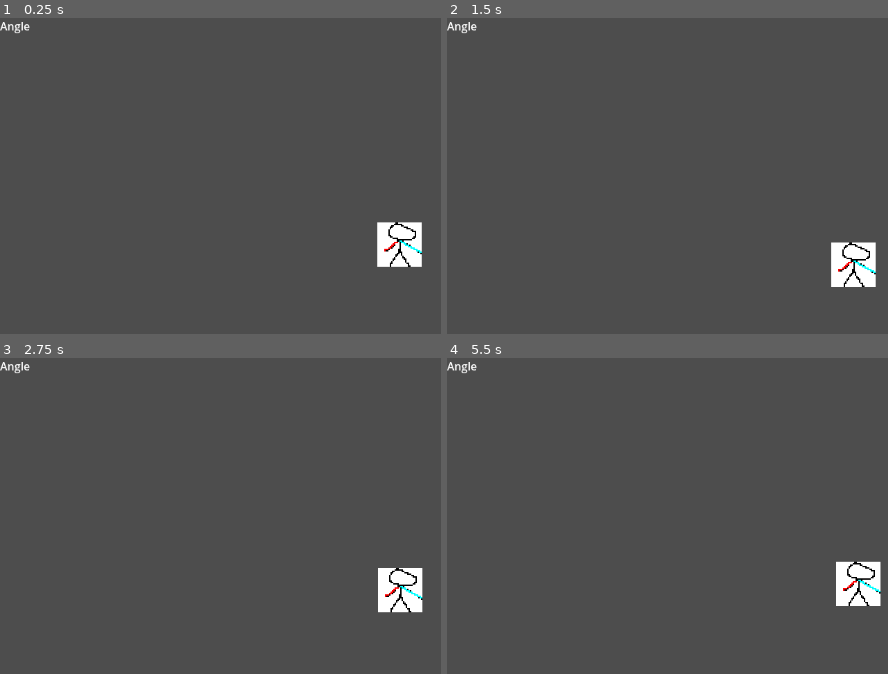
Above: before the commit, frames 1-4 (two rows, left to right).
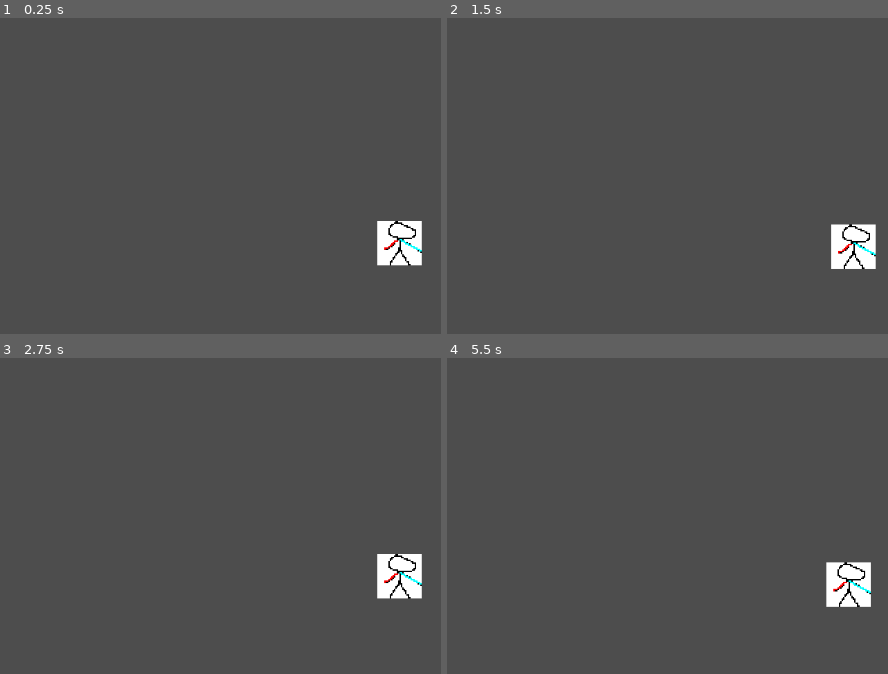
Above: after the commit, the same moments.

Repository: f-word-theta/untitled-portal-game
Game: Godot game, scene res://main.tscn
The game is run twice, just before and just after one commit, with the same random seed, the same clock (stepped at 60 frames per second) and the same inputs. The engine's default icon, where the game draws it, is replaced by a stand-in: a white triangle on a blue panel in a dark square.
Inputs (mouse positions are in pixels of both pictures, inside the frame that each line leads up to):
- Up to frame 1 (0.25 s): no input
- Up to frame 2 (1.5 s): move the mouse to (outside the picture) at 0.52 s; hold D (right) from 0.53 s (still down); tap Space (jump) at 0.77 s; move the mouse to (685, 264) at 1.27 s
- Up to frame 3 (2.75 s): tap Space (jump) at 1.52 s; move the mouse to (outside the picture) at 2.02 s; release D (right) at 2.03 s; hold A (left) from 2.03 s (still down)
- Up to frame 4 (5.5 s): move the mouse to (808, 670) at 2.77 s; release A (left) at 2.78 s; hold D (right) 2.78-4.28 s; tap Space (jump) at 3.02, 3.77, 4.52 s; move the mouse to (outside the picture) at 3.52 s; move the mouse to (605, 516) at 4.27 s; hold A (left) 4.28-5.03 s; move the mouse to (887, 582) at 5.02 s; hold D (right) from 5.03 s (still down)

The runs differ from the first frame. In frame 1, 0.5% of the frame differs, in the area x 0-96%, y 1-79%; in frame 2, 1.6%, in the area x 0-98%, y 1-86%; in frame 3, 1.4%; in frame 4, 1.3%.

Commit message:
rewrote some stuff

Diff:
--- a/components/portal_component.gd
+++ /dev/null
@@ -1 +0,0 @@
-extends Node
--- a/components/portal_component.tscn
+++ /dev/null
@@ -1,6 +0,0 @@
-[gd_scene load_steps=2 format=3 uid="uid://bo281tvl0xf3p"]
-
-[ext_resource type="Script" path="res://components/portal_component.gd" id="1_lts6p"]
-
-[node name="PortalComponent" type="Node"]
-script = ExtResource("1_lts6p")
--- /dev/null
+++ b/components/rift_component.gd
@@ -0,0 +1,151 @@
+class_name RiftComponent
+extends Node
+
+# EXPORTS
+@export var destination_rift: Rift
+
+@export var area: Area2D
+@export var special_sprite_group: CanvasGroup
+@export var mask: Sprite2D
+
+@export var enabled: bool = true
+
+# CONSTANTS
+const VELOCITY_RETAIN_FACTOR: float = 0.97
+const TELEPORTATION_DISTANCE_THRESHOLD: float = 0.0
+const MINIMUM_DESTINATION_DISTANCE: float = 4.0
+
+const ENVIRONMENT_COLLISION_MASK_VALUE: int = 1
+
+# VARIABLES
+@onready var current_travellers: Array = []
+@onready var projected_sprites: Dictionary = { null: [] }
+
+var rift_to_traveller: Vector2 = Vector2()
+var previous_velocity: Vector2 = Vector2()
+
+var last_relative_rotation: float = 0.0 # will implement later: add lerping to the original sprite after it has left the portal
+
+func handle_rift_teleportation(_delta: float) -> void:
+	for traveller: PhysicsBody2D in current_travellers:
+		if not (traveller is RigidBody2D or traveller is CharacterBody2D):
+			return
+
+		rift_to_traveller = traveller.global_position - area.global_position
+		var rift_to_traveller_normalized: Vector2 = area.global_position.direction_to(traveller.global_position)
+
+		if rift_to_traveller_normalized.dot(area.global_transform.x) < TELEPORTATION_DISTANCE_THRESHOLD:
+			# teleport to new position plus a minimum distance
+			traveller.global_position = destination_rift.global_position + Vector2.RIGHT.rotated(destination_rift.global_rotation) * MINIMUM_DESTINATION_DISTANCE
+
+			# ensure velocity is transferred completely
+			previous_velocity = traveller.velocity
+			traveller.velocity = Vector2.RIGHT.rotated(destination_rift.global_rotation) * previous_velocity.length() * VELOCITY_RETAIN_FACTOR
+
+func handle_rift_sprite_clipping(_delta: float) -> void:
+	for traveller: PhysicsBody2D in current_travellers:
+		if not (traveller is RigidBody2D or traveller is CharacterBody2D):
+			return
+
+		if not (traveller.has_node("SpecialSpriteGroup") and traveller.get_node("SpecialSpriteGroup") is CanvasGroup):
+			return
+
+		var _special_sprite_group: CanvasGroup = traveller.get_node("SpecialSpriteGroup")
+		var mask_sprite: Sprite2D = _special_sprite_group.get_node("Mask")
+
+		if not mask_sprite.visible:
+			mask_sprite.visible = true
+
+		mask_sprite.global_rotation = area.global_rotation
+		mask_sprite.global_position = area.global_position
+
+		for sprite_owner in projected_sprites:
+			if sprite_owner == traveller.name:
+				for projected_sprite in projected_sprites[sprite_owner]:
+
+					for original_sprite in _special_sprite_group.get_children():
+						if original_sprite == mask_sprite:
+							continue
+
+						if original_sprite.name == projected_sprite.name:
+							projected_sprite.rotation = original_sprite.rotation - area.rotation
+							last_relative_rotation = projected_sprite.rotation
+
+					# flip sprite when rotation is in a certain way
+					var rounded_rotation_degrees: float = round(destination_rift.global_rotation_degrees)
+					var rift_is_flipped: bool = (rounded_rotation_degrees >= -180.0 and rounded_rotation_degrees <= -90.0) or (rounded_rotation_degrees <= 180.0 and rounded_rotation_degrees >= 90.0)
+
+					projected_sprite.flip_v = rift_is_flipped
+					projected_sprite.flip_h = rift_is_flipped
+
+					projected_sprite.global_position = destination_rift.global_position - (rift_to_traveller.length() * Vector2.RIGHT.rotated(destination_rift.global_rotation))
+
+func duplicate_sprite(_sprite: Node2D, _traveller: Node2D) -> void:
+	if not (_sprite is Sprite2D or _sprite is AnimatedSprite2D):
+		return
+
+	var duplicated_sprite: Node2D
+
+	if _sprite is Sprite2D:
+		duplicated_sprite = Sprite2D.new()
+
+		duplicated_sprite.texture_filter = _sprite.texture_filter
+		duplicated_sprite.texture = _sprite.texture
+
+	elif _sprite is AnimatedSprite2D:
+		pass
+
+	duplicated_sprite.name = _sprite.name
+
+	destination_rift.rift_component.special_sprite_group.add_child(duplicated_sprite)
+	destination_rift.rift_component.special_sprite_group.move_child(duplicated_sprite, 0)
+
+	projected_sprites[_traveller.name] = []
+	projected_sprites[_traveller.name].append(duplicated_sprite)
+
+func _process(delta) -> void:
+	if not enabled or not destination_rift:
+		return
+
+	handle_rift_sprite_clipping(delta)
+
+func _physics_process(delta: float) -> void:
+	if not enabled or not destination_rift:
+		return
+
+	handle_rift_teleportation(delta)
+
+func _on_rift_entered(traveller: Node2D) -> void:
+	if not (traveller.has_node("SpecialSpriteGroup") and traveller.get_node("SpecialSpriteGroup") is CanvasGroup):
+		return
+
+	var _special_sprite_group: CanvasGroup = traveller.get_node("SpecialSpriteGroup")
+	var mask_sprite: Sprite2D = _special_sprite_group.get_node("Mask")
+
+	for sprite in _special_sprite_group.get_children():
+		if sprite == mask_sprite:
+			continue
+
+		duplicate_sprite(sprite, traveller)
+
+	current_travellers.append(traveller)
+	traveller.set_collision_mask_value(ENVIRONMENT_COLLISION_MASK_VALUE, false)
+
+func _on_rift_exited(traveller: Node2D) -> void:
+	if not (traveller.has_node("SpecialSpriteGroup") and traveller.get_node("SpecialSpriteGroup") is CanvasGroup):
+		return
+
+	var _special_sprite_group: CanvasGroup = traveller.get_node("SpecialSpriteGroup")
+	var mask_sprite: Sprite2D = _special_sprite_group.get_node("Mask")
+
+	if mask_sprite.visible:
+		mask_sprite.visible = false
+
+	for sprite_owner in projected_sprites:
+		if sprite_owner == traveller.name:
+			for sprite in projected_sprites[sprite_owner]:
+				sprite.queue_free()
+
+	current_travellers.erase(traveller)
+
+	traveller.set_collision_mask_value(ENVIRONMENT_COLLISION_MASK_VALUE, true)
--- /dev/null
+++ b/components/rift_component.tscn
@@ -0,0 +1,6 @@
+[gd_scene load_steps=2 format=3 uid="uid://bakea65ls7u2a"]
+
+[ext_resource type="Script" path="res://components/rift_component.gd" id="1_82371"]
+
+[node name="RiftComponent" type="Node"]
+script = ExtResource("1_82371")
--- a/components/velocity_component.gd
+++ b/components/velocity_component.gd
@@ -2,7 +2,7 @@
 extends Node
 
 const GRAVITY_ENABLED: bool = true
-const GRAVITY: float = 120.0
+const GRAVITY: float = 120.0 / 5
 
 const SPEED_MULTIPLIER: float = 100.0
 const TERMINAL_SPEED: float = 1000.0 / 6
--- a/entities/TestShader.gdshader
+++ /dev/null
@@ -1,14 +0,0 @@
-shader_type canvas_item;
-
-void vertex() {
-	// Called for every vertex the material is visible on.
-}
-
-void fragment() {
-	// Called for every pixel the material is visible on.
-}
-
-//void light() {
-	// Called for every pixel for every light affecting the CanvasItem.
-	// Uncomment to replace the default light processing function with this one.
-//}
--- a/entities/base_portal.tscn
+++ /dev/null
@@ -1,62 +0,0 @@
-[gd_scene load_steps=7 format=3 uid="uid://dyg348boebyg7"]
-
-[ext_resource type="Script" path="res://entities/test_portal.gd" id="1_fgear"]
-[ext_resource type="Texture2D" uid="uid://drg2kkkrnxtc0" path="res://assets/programmer_art/pixel.png" id="2_bw3gt"]
-
-[sub_resource type="RectangleShape2D" id="RectangleShape2D_8uvpj"]
-size = Vector2(5, 35)
-
-[sub_resource type="RectangleShape2D" id="RectangleShape2D_vmyp8"]
-size = Vector2(2.5, 5)
-
-[sub_resource type="CanvasItemMaterial" id="CanvasItemMaterial_2homg"]
-light_mode = 2
-
-[sub_resource type="CanvasItemMaterial" id="CanvasItemMaterial_axqr4"]
-blend_mode = 2
-
-[node name="BasePortal" type="Area2D"]
-collision_layer = 0
-collision_mask = 2
-script = ExtResource("1_fgear")
-
-[node name="PortalCollisionShape" type="CollisionShape2D" parent="."]
-shape = SubResource("RectangleShape2D_8uvpj")
-debug_color = Color(0.317647, 0.764706, 0.980392, 0.419608)
-
-[node name="RayCast2D" type="RayCast2D" parent="."]
-enabled = false
-target_position = Vector2(20, 0)
-
-[node name="StaticBody2D" type="StaticBody2D" parent="."]
-collision_layer = 4
-collision_mask = 2
-
-[node name="CollisionShape2D" type="CollisionShape2D" parent="StaticBody2D"]
-position = Vector2(0, -18.75)
-rotation = -1.5708
-shape = SubResource("RectangleShape2D_vmyp8")
-
-[node name="CollisionShape2D2" type="CollisionShape2D" parent="StaticBody2D"]
-position = Vector2(0, 18.75)
-rotation = -1.5708
-shape = SubResource("RectangleShape2D_vmyp8")
-
-[node name="PointLight2D" type="PointLight2D" parent="."]
-material = SubResource("CanvasItemMaterial_2homg")
-color = Color(0, 0, 0, 1)
-energy = 16.0
-texture = ExtResource("2_bw3gt")
-texture_scale = 50.0
-
-[node name="SpecialSpriteGroup" type="CanvasGroup" parent="."]
-clip_children = 1
-
-[node name="Mask" type="Sprite2D" parent="SpecialSpriteGroup"]
-material = SubResource("CanvasItemMaterial_axqr4")
-scale = Vector2(200, 200)
-texture = ExtResource("2_bw3gt")
-offset = Vector2(-0.5, 0)
-
-[connection signal="body_entered" from="." to="." method="_on_body_entered"]
-[connection signal="body_exited" from="." to="." method="_on_body_exited"]
--- /dev/null
+++ b/entities/base_rift.gd
@@ -0,0 +1,4 @@
+class_name Rift
+extends Area2D
+
+@onready var rift_component = get_node("RiftComponent")
--- /dev/null
+++ b/entities/base_rift.tscn
@@ -0,0 +1,58 @@
+[gd_scene load_steps=7 format=3 uid="uid://dyg348boebyg7"]
+
+[ext_resource type="Script" path="res://entities/base_rift.gd" id="1_en717"]
+[ext_resource type="Texture2D" uid="uid://drg2kkkrnxtc0" path="res://assets/programmer_art/pixel.png" id="2_bw3gt"]
+[ext_resource type="PackedScene" uid="uid://bakea65ls7u2a" path="res://components/rift_component.tscn" id="2_fnorp"]
+
+[sub_resource type="RectangleShape2D" id="RectangleShape2D_8uvpj"]
+size = Vector2(5, 35)
+
+[sub_resource type="RectangleShape2D" id="RectangleShape2D_vmyp8"]
+size = Vector2(2.5, 5)
+
+[sub_resource type="CanvasItemMaterial" id="CanvasItemMaterial_axqr4"]
+blend_mode = 2
+
+[node name="BaseRift" type="Area2D"]
+collision_layer = 0
+collision_mask = 2
+script = ExtResource("1_en717")
+
+[node name="RiftComponent" parent="." node_paths=PackedStringArray("area", "special_sprite_group", "mask") instance=ExtResource("2_fnorp")]
+area = NodePath("..")
+special_sprite_group = NodePath("../SpecialSpriteGroup")
+mask = NodePath("../SpecialSpriteGroup/Mask")
+
+[node name="RiftCollisionShape" type="CollisionShape2D" parent="."]
+shape = SubResource("RectangleShape2D_8uvpj")
+debug_color = Color(0.572549, 0.847059, 0.996078, 0.145098)
+
+[node name="RiftEdges" type="StaticBody2D" parent="."]
+collision_layer = 4
+collision_mask = 2
+
+[node name="CollisionShapeTop" type="CollisionShape2D" parent="RiftEdges"]
+position = Vector2(0, -18.75)
+rotation = -1.5708
+shape = SubResource("RectangleShape2D_vmyp8")
+
+[node name="CollisionShapeBottom" type="CollisionShape2D" parent="RiftEdges"]
+position = Vector2(0, 18.75)
+rotation = -1.5708
+shape = SubResource("RectangleShape2D_vmyp8")
+
+[node name="SpecialSpriteGroup" type="CanvasGroup" parent="."]
+clip_children = 1
+
+[node name="Mask" type="Sprite2D" parent="SpecialSpriteGroup"]
+material = SubResource("CanvasItemMaterial_axqr4")
+scale = Vector2(200, 200)
+texture = ExtResource("2_bw3gt")
+offset = Vector2(-0.5, 0)
+
+[node name="RiftDirection" type="RayCast2D" parent="."]
+enabled = false
+target_position = Vector2(20, 0)
+
+[connection signal="body_entered" from="." to="RiftComponent" method="_on_rift_entered"]
+[connection signal="body_exited" from="." to="RiftComponent" method="_on_rift_exited"]
--- a/entities/test_portal.gd
+++ /dev/null
@@ -1,127 +0,0 @@
-class_name Portal
-extends Area2D
-
-const VELOCITY_RETAIN_FACTOR: float = 0.97
-
-@onready var portal_travellers: Array = []
-
-# this is a 2d array btw
-# [
-#	sprite_owner_1: [...],
-#	sprite_owner_2: [...],
-#	...
-# ]
-@onready var projected_sprites: Dictionary = {}
-
-@onready var label: Label = get_node("../DebugUI/Label")
-
-@onready var portal_special_sprite_group: CanvasGroup = get_node("SpecialSpriteGroup")
-@onready var portal_mask: Sprite2D = portal_special_sprite_group.get_node("Mask")
-
-@export var destination_portal: Portal = null
-@export var enabled: bool = true
-
-var previous_velocity: Vector2 = Vector2()
-
-
-func _physics_process(_delta: float) -> void:
-	if not enabled or not destination_portal:
-		return
-
-	# iterate through all entities touching portal
-	for traveller: PhysicsBody2D in portal_travellers:
-
-		#skip if entity isnt controllable entity
-		if not (traveller is RigidBody2D or traveller is CharacterBody2D):
-			return
-
-		# vector from center of portal to center of traveller
-		var vector_from_portal_to_traveller: Vector2 = traveller.global_position - global_position
-		var vector_from_portal_to_traveller_normalized: Vector2 = global_position.direction_to(traveller.global_position)
-
-		# calc distance and teleport if player reaches center of portal
-		if vector_from_portal_to_traveller_normalized.dot(global_transform.x) < 0.0:
-			previous_velocity = traveller.velocity
-
-			traveller.global_position = destination_portal.global_position + Vector2.RIGHT.rotated(destination_portal.global_rotation) * 5
-
-			traveller.velocity = Vector2.RIGHT.rotated(destination_portal.global_rotation) * previous_velocity.length() * VELOCITY_RETAIN_FACTOR
-
-		# portal visuals
-		# specialspritegroup/mask is for sprite clipping
-		if not (traveller.has_node("SpecialSpriteGroup")):
-			return
-
-		var traveller_special_sprite_group = traveller.get_node("SpecialSpriteGroup")
-		var mask_sprite = traveller_special_sprite_group.get_node("Mask")
-
-		if not mask_sprite.visible:
-			mask_sprite.visible = true
-
-		for sprite_owner in projected_sprites:
-			if sprite_owner == traveller.name:
-				for sprite in projected_sprites[sprite_owner]:
-
-					#rotation done
-					# flip sprite when rotation is in a certain way
-					var rounded_rotation_degrees: float = round(destination_portal.global_rotation_degrees)
-
-					if (rounded_rotation_degrees >= -180 and rounded_rotation_degrees <= -90) or (rounded_rotation_degrees <= 180 and rounded_rotation_degrees >= 90):
-						sprite.flip_v = true
-						sprite.flip_h = true
-					else:
-						sprite.flip_v = false
-						sprite.flip_h = false
-
-					#position done
-					sprite.global_position = destination_portal.global_position - ( vector_from_portal_to_traveller.length() * Vector2.RIGHT.rotated(destination_portal.global_rotation))
-
-
-		mask_sprite.global_rotation = global_rotation
-		mask_sprite.global_position = global_position
-
-
-
-func _on_body_entered(body: PhysicsBody2D) -> void:
-	var body_special_sprite_group = body.get_node("SpecialSpriteGroup")
-	var mask_sprite = body_special_sprite_group.get_node("Mask")
-
-	for sprite in body_special_sprite_group.get_children():
-		if sprite == mask_sprite:
-			continue
-
-		#for now its just sprite2d. will add support for other sprite types later
-		var duplicated_sprite: Sprite2D = Sprite2D.new()
-
-		destination_portal.portal_special_sprite_group.add_child(duplicated_sprite)
-		destination_portal.portal_special_sprite_group.move_child(duplicated_sprite, 0)
-
-
-		duplicated_sprite.texture_filter = sprite.texture_filter
-		duplicated_sprite.name = sprite.name
-
-		duplicated_sprite.texture = sprite.texture
-
-		projected_sprites[body.name] = []
-
-		projected_sprites[body.name].append(duplicated_sprite)
-
-	portal_travellers.append(body)
-
-	body.set_collision_mask_value(1, false)
-
-func _on_body_exited(body: PhysicsBody2D) -> void:
-	var body_special_sprite_group = body.get_node("SpecialSpriteGroup")
-	var mask_sprite = body_special_sprite_group.get_node("Mask")
-
-	if mask_sprite.visible:
-		mask_sprite.visible = false
-
-	for sprite_owner in projected_sprites:
-		if sprite_owner == body.name:
-			for sprite in projected_sprites[sprite_owner]:
-				sprite.queue_free()
-
-	portal_travellers.erase(body)
-
-	body.set_collision_mask_value(1, true)
--- a/main.tscn
+++ b/main.tscn
@@ -1,8 +1,7 @@
-[gd_scene load_steps=5 format=3 uid="uid://rvqkkxn7y7eu"]
+[gd_scene load_steps=4 format=3 uid="uid://rvqkkxn7y7eu"]
 
 [ext_resource type="PackedScene" uid="uid://cilo3y536q3r5" path="res://entities/player_entity.tscn" id="1_5jv5i"]
-[ext_resource type="Texture2D" uid="uid://bf5h23ag84nve" path="res://icon.svg" id="2_fjo0d"]
-[ext_resource type="PackedScene" uid="uid://dyg348boebyg7" path="res://entities/base_portal.tscn" id="3_n3m07"]
+[ext_resource type="PackedScene" uid="uid://dyg348boebyg7" path="res://entities/base_rift.tscn" id="3_n3m07"]
 
 [sub_resource type="RectangleShape2D" id="RectangleShape2D_r4tvo"]
 size = Vector2(1000, 20)
@@ -10,66 +9,22 @@
 [node name="Main" type="Node2D"]
 
 [node name="PlayerEntity" parent="." instance=ExtResource("1_5jv5i")]
-position = Vector2(377, 203)
+position = Vector2(245, 406)
 
-[node name="CanvasGroup" type="CanvasGroup" parent="."]
-z_index = -1
-metadata/_edit_lock_ = true
+[node name="CyanPortal" parent="." instance=ExtResource("3_n3m07")]
+position = Vector2(245, 452.5)
+rotation = -1.5708
 
-[node name="Sprite2D" type="Sprite2D" parent="CanvasGroup"]
-modulate = Color(1, 1, 1, 0.160784)
-position = Vector2(149, 244)
-texture = ExtResource("2_fjo0d")
-metadata/_edit_lock_ = true
+[node name="RiftComponent" parent="CyanPortal" index="0" node_paths=PackedStringArray("destination_rift")]
+destination_rift = NodePath("../../PinkPortal")
 
-[node name="Sprite2D2" type="Sprite2D" parent="CanvasGroup"]
-modulate = Color(1, 1, 1, 0.160784)
-position = Vector2(553, 388.5)
-scale = Vector2(0.609375, 0.476563)
-texture = ExtResource("2_fjo0d")
-metadata/_edit_lock_ = true
-
-[node name="Sprite2D3" type="Sprite2D" parent="CanvasGroup"]
-modulate = Color(1, 1, 1, 0.160784)
-position = Vector2(209, 436.75)
-scale = Vector2(0.234375, 0.152344)
-texture = ExtResource("2_fjo0d")
-metadata/_edit_lock_ = true
-
-[node name="Sprite2D4" type="Sprite2D" parent="CanvasGroup"]
-modulate = Color(1, 1, 1, 0.160784)
-position = Vector2(255, 301)
-scale = Vector2(0.523438, 0.951172)
-texture = ExtResource("2_fjo0d")
-metadata/_edit_lock_ = true
-
-[node name="Sprite2D5" type="Sprite2D" parent="CanvasGroup"]
-modulate = Color(1, 1, 1, 0.160784)
-position = Vector2(483.25, 202.563)
-scale = Vector2(1.34766, 0.475586)
-texture = ExtResource("2_fjo0d")
-metadata/_edit_lock_ = true
-
-[node name="Sprite2D6" type="Sprite2D" parent="CanvasGroup"]
-modulate = Color(1, 1, 1, 0.160784)
-position = Vector2(445, 437.719)
-scale = Vector2(1.34766, 0.97998)
-texture = ExtResource("2_fjo0d")
-metadata/_edit_lock_ = true
-
-[node name="CyanPortal" parent="." node_paths=PackedStringArray("destination_portal") instance=ExtResource("3_n3m07")]
-position = Vector2(245, 395)
-rotation = -1.5708
-destination_portal = NodePath("../PinkPortal")
-
-[node name="PinkPortal" parent="." node_paths=PackedStringArray("destination_portal") instance=ExtResource("3_n3m07")]
-position = Vector2(377, 358)
+[node name="PinkPortal" parent="." instance=ExtResource("3_n3m07")]
+position = Vector2(377, 452.5)
 rotation = -1.5708
 scale = Vector2(1, 0.996416)
-destination_portal = NodePath("../CyanPortal")
 
-[node name="PortalCollisionShape" parent="PinkPortal" index="0"]
-debug_color = Color(1, 0.596078, 0.92549, 0.419608)
+[node name="RiftComponent" parent="PinkPortal" index="0" node_paths=PackedStringArray("destination_rift")]
+destination_rift = NodePath("../../CyanPortal")
 
 [node name="StaticBody2D" type="StaticBody2D" parent="."]
 position = Vector2(76, 480)
@@ -79,9 +34,5 @@
 
 [node name="DebugUI" type="CanvasLayer" parent="."]
 
-[node name="Label" type="Label" parent="DebugUI"]
-offset_right = 40.0
-offset_bottom = 23.0
-text = "Angle"
-
+[editable path="CyanPortal"]
 [editable path="PinkPortal"]
